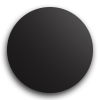
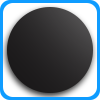
Layered file, before and after one edit (w=100, h=100). Changes by layer:
added layer "border" above "black" over 0, 0, 100, 100
